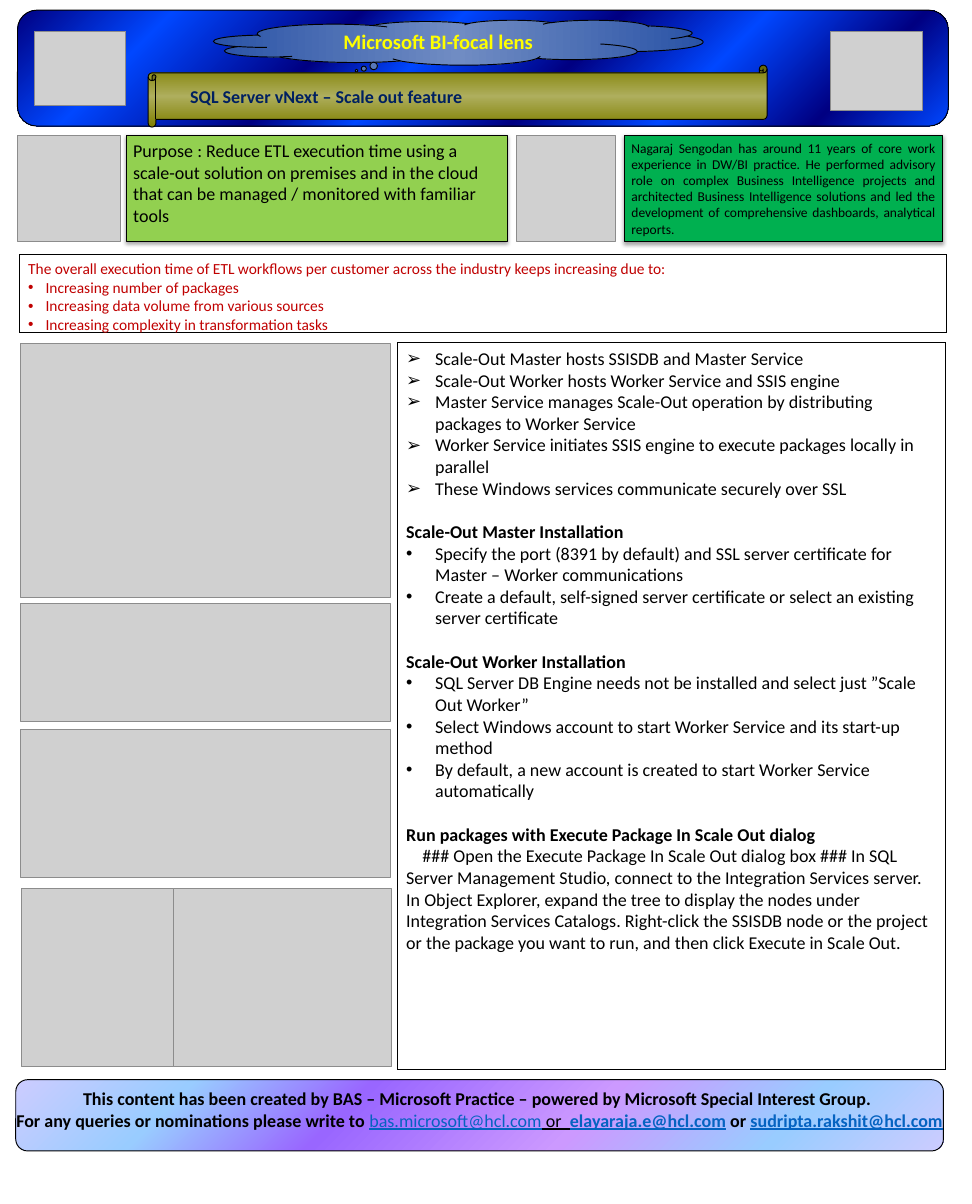
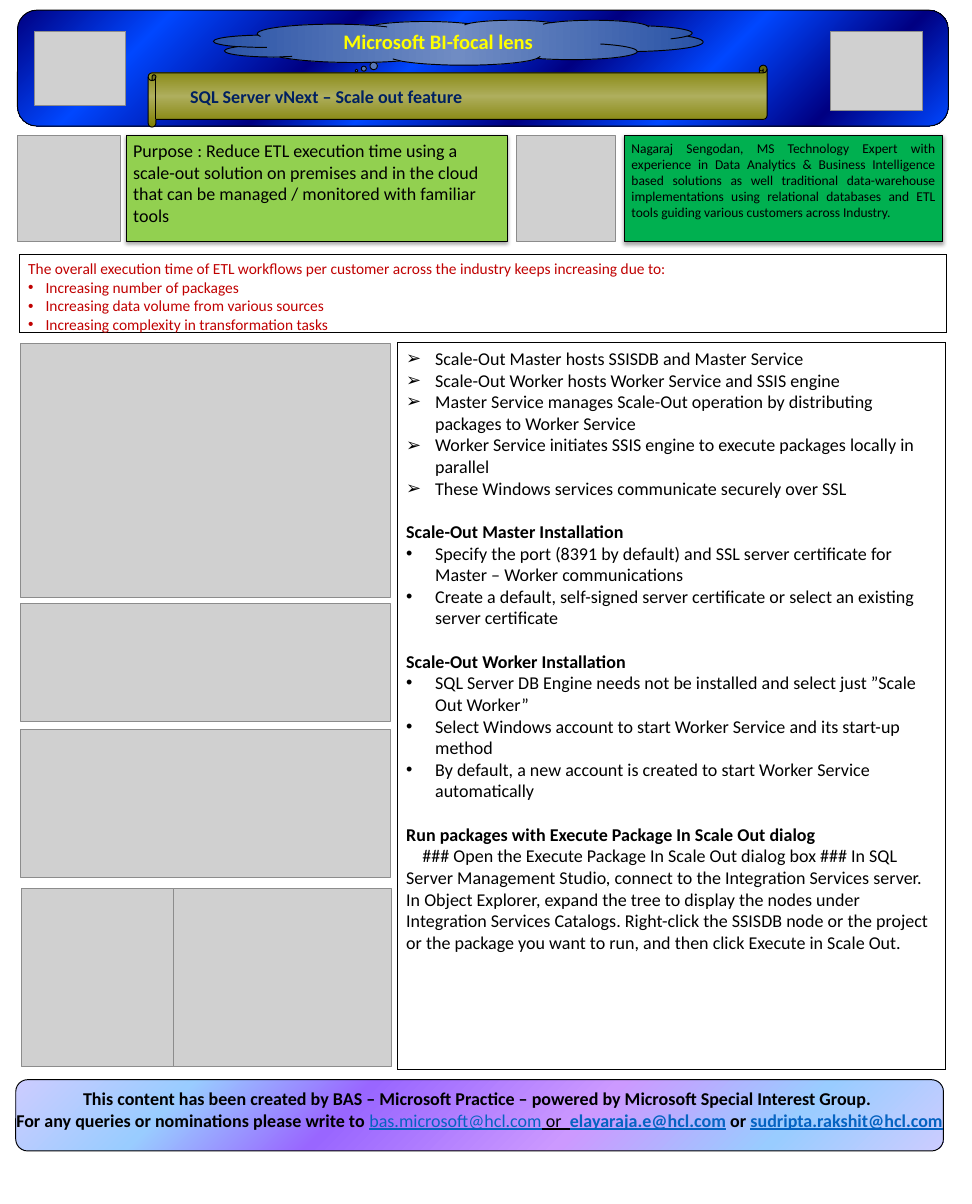
Before and after one commit to KRSNagaraj/CoE, a slide deck: slide 1 of Focal Lens/SSIS vNext.pptx. Drawn at 972x1204 pixels with LibreOffice and Linux fonts; fonts in the diff are those of the drawing; grey boxes stand for pictures. Boxes give left, top, right and bottom in pixels: in the first picture for what was removed or moved away, otherwise in the second. Text is boxed around its words. In the diff, an @@ line names an element or a change of style, - is before the commit and + after.

```diff
--- a/Focal Lens/SSIS vNext.pptx
+++ b/Focal Lens/SSIS vNext.pptx
@@ text in rectangle at [631, 143, 935, 220]: text changed @@
-Nagaraj Sengodan has around 11 years of core work experience in DW/BI practice. He performed advisory role on complex Business Intelligence projects and architected Business Intelligence solutions and led the development of comprehensive dashboards, analytical reports.
+Nagaraj Sengodan, MS Technology Expert with experience in Data Analytics & Business Intelligence based solutions as well traditional data-warehouse implementations using relational databases and ETL tools guiding various customers across Industry.
```
Also in this commit, not shown: 1 other file.
